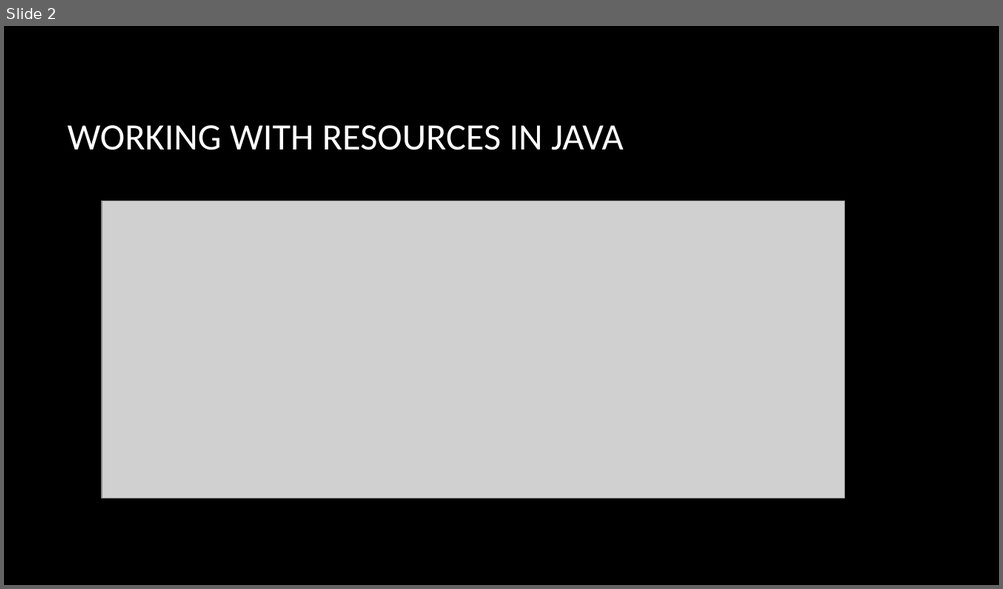
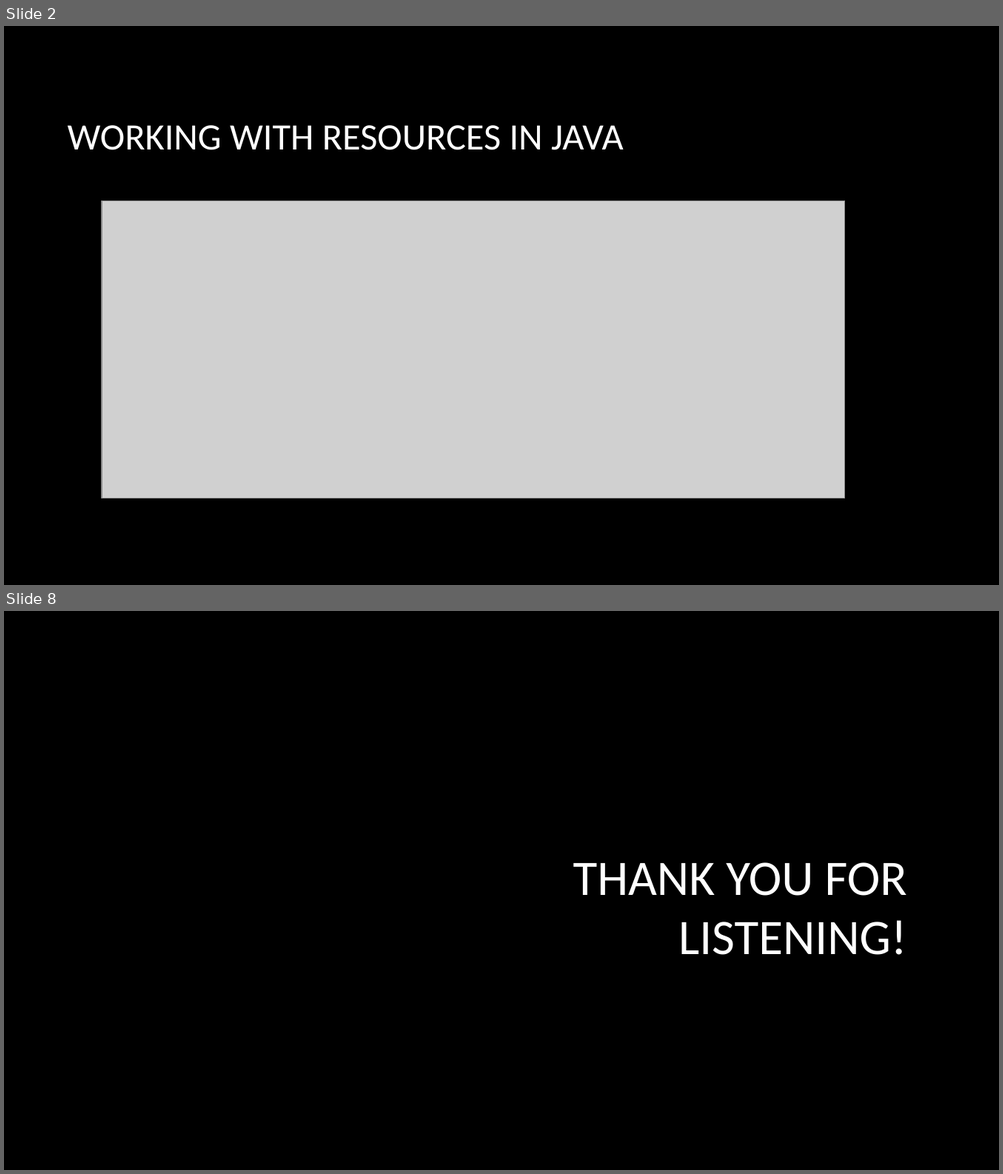
Before and after one commit to jholl4/Skillstorm-Java-Course, a slide deck: Assignments/src/com/skillstorm/assignments/week6/Thursday/try-with-resources.pptx. Shown one above the other, each under a label of ours: slide 2 before the commit, slides 2 and 8 after it; the slides between them are not shown. The pictures are 1003x589 and 1003x1174 pixels, drawn with LibreOffice and Linux fonts; fonts in the diff are those of the drawing; grey boxes stand for pictures; background and template pictures are left out. Boxes give left, top, right and bottom in pixels: in the first picture for what was removed or moved away, otherwise in the second. Text is boxed around its words. In the diff, an @@ line names an element or a change of style, - is before the commit and + after.

```diff
--- a/Assignments/src/com/skillstorm/assignments/week6/Thursday/try-with-resources.pptx
+++ b/Assignments/src/com/skillstorm/assignments/week6/Thursday/try-with-resources.pptx
@@ slide 8 added at (x1=4, y1=611, x2=999, y2=1170), background picture (left out) @@
@@ title added at (x1=573, y1=863, x2=907, y2=955), 48 pt, text #FFFFFF @@
+THANK YOU FOR LISTENING!
```
Also in this commit, not shown: 4 slides changed, 1 other slide added, 12 other files.
